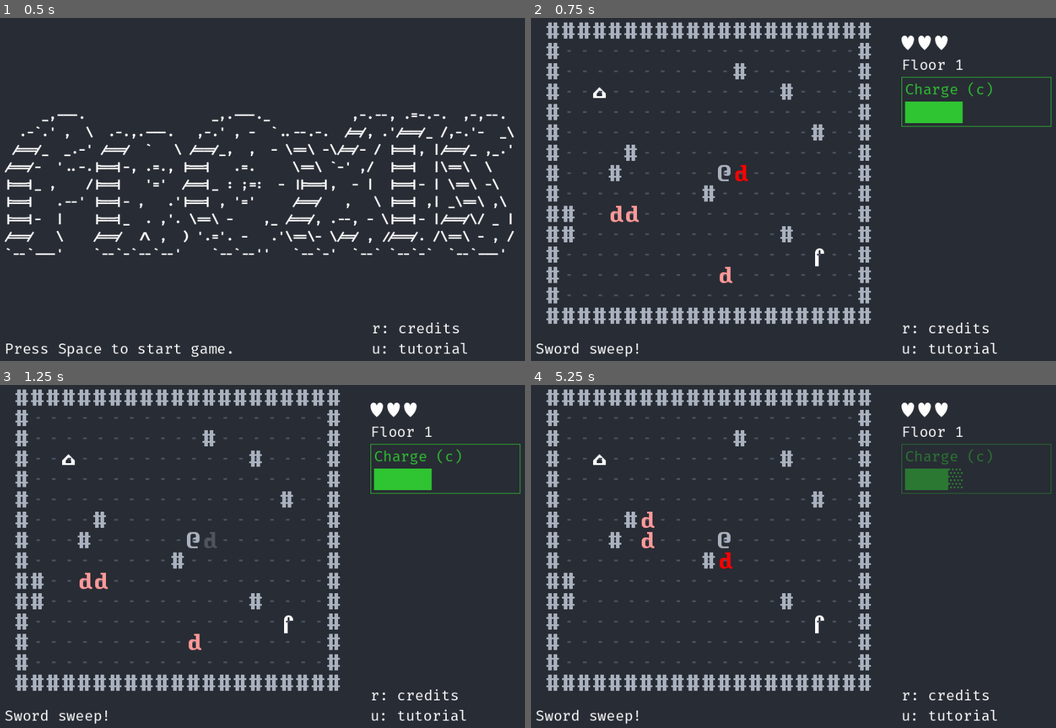
Above: before the commit, frames 1-4 (two rows, left to right).
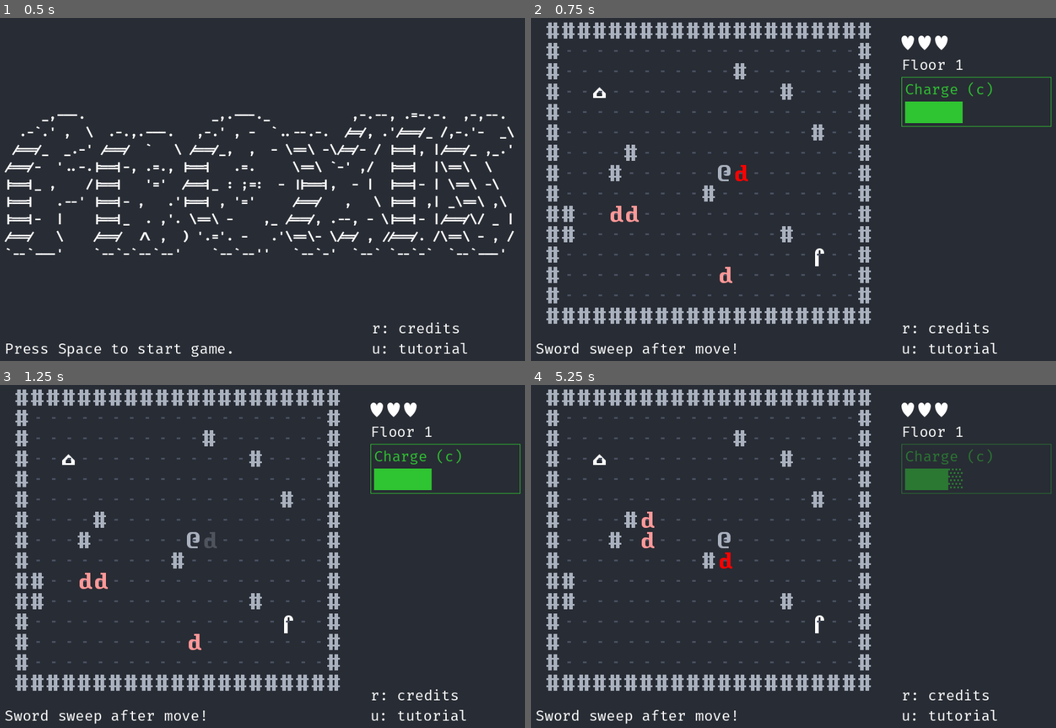
Above: after the commit, the same moments.

Repository: dave470003/froxis
Game: Godot game, scene res://scene/main/MainScene.tscn
Two runs of this game, one before a commit and one after it. Both use one fixed random seed, a clock stepped at 60 frames per second and the inputs below.
Inputs:
- Up to frame 1 (0.5 s): no input
- Up to frame 2 (0.75 s): tap Space (init_game) at 0.5, 0.6 s; hold Right (move_right) from 0.53 s (still down)
- Up to frame 3 (1.25 s): keep holding Right (move_right)
- Up to frame 4 (5.25 s): release Right (move_right) at 1.28 s; hold Down (move_down) 1.28-2.03 s; tap C at 1.35 s; tap Space (init_game) at 2, 3.5, 5 s; hold Right (move_right) 2.03-2.78 s; tap I at 2.1 s; tap Enter at 2.75, 4.25 s; hold Up (move_up) 2.78-3.53 s; tap N at 2.85 s; hold Left (move_left) 3.53-5.03 s; tap P at 3.6 s; tap T at 4.35 s; hold Down (move_down) from 5.03 s (still down); tap L at 5.1 s

Frame 1 is identical in both runs. In frame 2, 0.2% of the frame differs, in the area x 19-40%, y 94-99%; in frame 3, 0.2%; in frame 4, 0.2%.

Commit message:
Added more messaging and hopefully stopped enemies walking through walls

Diff:
--- a/library/Enemy.gd
+++ b/library/Enemy.gd
@@ -1,15 +1,28 @@
 extends Sprite2D
 
 var _new_Colours = preload("Colours.gd")
+var _new_GroupName := preload("res://library/GroupName.gd").new()
 
 var _initial_health: int
 var _health: int
 var _move_speed: int
 var _attack_range: int
+var _name: String
 
 # Called when the node enters the scene tree for the first time.
 func _ready():
 	set_health(_initial_health)
+	if is_in_group(_new_GroupName.DWARF):
+		_name = 'Dwarf'
+	elif is_in_group(_new_GroupName.HARPY):
+		_name = 'Harpy'
+	elif is_in_group(_new_GroupName.TROLL):
+		_name = 'Troll'
+	elif is_in_group(_new_GroupName.ELF):
+		_name = 'Elf'
+	elif is_in_group(_new_GroupName.DEMON):
+		_name = 'Demon'
+
 
 # Called every frame. 'delta' is the elapsed time since the previous frame.
 func _process(delta):
--- a/scene/main/EnemyAI.gd
+++ b/scene/main/EnemyAI.gd
@@ -16,6 +16,7 @@
 
 signal enemy_warned
 signal enemy_attack
+signal display_message(message)
 
 # Called when the node enters the scene tree for the first time.
 func _ready():
@@ -36,11 +37,13 @@
 		for i in range(0, movements):
 			move_to_pc(_pc, current_sprite)
 			if await check_for_traps(current_sprite) and _ref_Shop.has_skill(_new_Skills.SKILL_TRAP_5):
+				display_message.emit("Trap stuns {0}!".format([current_sprite._name]))
 				_ref_Schedule.end_turn()
 				return
 		if (current_sprite._health > 0):
 			if _pc_is_close(_pc, current_sprite):
 				await _animate_enemy_attack(_pc, current_sprite)
+				display_message.emit("{0} deals you damage!".format([current_sprite._name]))
 				enemy_attack.emit(1)
 
 	_ref_Schedule.end_turn()
@@ -67,7 +70,7 @@
 	elif (pc_pos[0] > current_pos[0]) and try_to_move(current, current_pos[0] + 1, current_pos[1]):
 		update_position(current, current_pos[0] + 1, current_pos[1])
 	elif (pc_pos[0] < current_pos[0]) and try_to_move(current, current_pos[0] - 1, current_pos[1]):
-		update_position(current, current_pos[0] - 1, pc_pos[1])
+		update_position(current, current_pos[0] - 1, current_pos[1])
 
 func try_to_move(current_sprite, x, y):
 	if not _ref_DungeonBoard.is_inside_dungeon(x, y):
@@ -91,23 +94,26 @@
 
 func check_for_traps(current):
 	if !_ref_Shop.has_skill(_new_Skills.SKILL_TRAP_4) and current.is_in_group(_new_GroupName.FLYING):
+		display_message.emit("{0} flies over the trap.".format([current._name]))
 		return false
 	var current_pos: Array = _new_ConvertCoord.vector_to_array(current.position)
 	if _ref_DungeonBoard.has_sprite(_new_GroupName.TRAP, current_pos[0], current_pos[1]):
-		await trap_detonate(current_pos[0], current_pos[1])
+		await trap_detonate(current_pos[0], current_pos[1], current)
 		return true
 	return false
 
-func trap_detonate(x, y):
+func trap_detonate(x, y, current_sprite):
 	var radius = 0
 	if _ref_Shop.has_skill(_new_Skills.SKILL_TRAP_3):
 		radius = 1
+	display_message.emit("{0} detonates a trap!".format([current_sprite._name]))
 	for a in range(x - radius, x + radius + 1):
 		for b in range(y - radius, y + radius + 1):
 			var sprite = _ref_DungeonBoard.get_sprite(_new_GroupName.ENEMY, a, b)
 			sprite.remove_health(1)
+			display_message.emit("The trap deals damage to {0}".format([sprite._name]))
 			if sprite._health <= 0:
 				var groups = sprite.get_groups()
 				for i in range(0, groups.size()):
 					await _ref_RemoveObject.remove(groups[i], a, b)
-			await _ref_RemoveObject.remove(_new_GroupName.TRAP, a, b)
+	await _ref_RemoveObject.remove(_new_GroupName.TRAP, x, y)
--- a/scene/main/InitLevel.gd
+++ b/scene/main/InitLevel.gd
@@ -102,7 +102,8 @@
 
 		if _ref_DungeonBoard.has_sprite(_new_GroupName.SHRINE, rand_x, rand_y) \
 			or _ref_DungeonBoard.has_sprite(_new_GroupName.PC, rand_x, rand_y) \
-			or _ref_DungeonBoard.has_sprite(_new_GroupName.LADDER, rand_x, rand_y):
+			or _ref_DungeonBoard.has_sprite(_new_GroupName.LADDER, rand_x, rand_y) \
+			or _ref_DungeonBoard.has_sprite(_new_GroupName.WALL, rand_x, rand_y):
 			continue
 		_create_sprite(Wall, [_new_GroupName.WALL], rand_x, rand_y)
 
--- a/scene/main/MainScene.gd
+++ b/scene/main/MainScene.gd
@@ -177,6 +177,11 @@
 	[
 		"display_message", "_on_PCMove_display_message",
 		PC_MOVE,
+		MODELINE
+	],
+	[
+		"display_message", "_on_PCAttack_display_message",
+		PC_ATTACK,
 		MODELINE
 	],
 ]
--- a/scene/main/Modeline.gd
+++ b/scene/main/Modeline.gd
@@ -32,3 +32,6 @@
 
 func _on_PCMove_display_message(message: String) -> void:
 	text = message
+
+func _on_PCAttack_display_message(message: String) -> void:
+	text = message
--- a/scene/main/PCMove.gd
+++ b/scene/main/PCMove.gd
@@ -215,7 +215,7 @@
 	if _ref_Shop.has_skill(_new_Skills.SKILL_ATTACK_3):
 		damage = 2
 		# after moving PC tries to attack dwarves in range in circular arc
-	display_message.emit("Sword sweep!")
+	display_message.emit("Sword sweep after move!")
 	for a in range(x - slash_radius, x + slash_radius + 1):
 		for b in range(y - slash_radius, y + slash_radius + 1):
 			if _ref_DungeonBoard.has_sprite(_new_GroupName.ENEMY, a, b):
@@ -244,14 +244,14 @@
 			if enemy is Sprite2D:
 				var enemyPos = _new_ConvertCoord.vector_to_array(enemy.position)
 				await get_node(PC_ATTACK).attack(_new_GroupName.ENEMY, enemyPos[0], enemyPos[1])
-				pc_moved.emit("Threw Shuriken at " + enemy.name)
+				pc_moved.emit("Threw Shuriken at " + enemy._name)
 				# bounce once
 				if _ref_Shop.has_skill(_new_Skills.SKILL_SHURIKEN_5):
 					var enemy2 = _ref_DungeonBoard._get_closest_enemy_in_range(enemyPos[0], enemyPos[1], range)
 					if enemy is Sprite2D:
 						var enemy2Pos = _new_ConvertCoord.vector_to_array(enemy.position)
 						await get_node(PC_ATTACK).attack(_new_GroupName.ENEMY, enemy2Pos[0], enemy2Pos[1])
-						pc_moved.emit("Shuriken bounced to " + enemy2.name)
+						pc_moved.emit("Shuriken bounced to " + enemy2._name)
 
 	if _ref_DungeonBoard.has_sprite(_new_GroupName.SHRINE, x, y):
 		visit_shrine.emit()
@@ -264,10 +264,12 @@
 		pc_moved.emit("Cannot pass wall.")
 		return false
 	elif _ref_DungeonBoard.has_sprite(_new_GroupName.ENEMY, x, y):
+		var sprite = _ref_DungeonBoard.get_sprite(_new_GroupName.ENEMY, x, y)
 		var damage = 1
 		if _ref_Shop.has_skill(_new_Skills.SKILL_ATTACK_2):
 			damage = 2
 		set_process_unhandled_input(false)
+		display_message.emit("Dealing {0} damage to {1}".format([damage, sprite._name]))
 		await get_node(PC_ATTACK).attack(_new_GroupName.ENEMY, x, y, damage)
 		return false
 	else:
@@ -294,7 +296,7 @@
 
 	if _did_kill and _ref_Shop.has_skill(_new_Skills.SKILL_TELEPORT_3):
 		teleport_kill.emit()
-		display_message.emit("Teleport killed enemies - cooldown reset")
+		display_message.emit("Teleport killed enemies - cooldown is reset.")
 
 func _on_PCAttack_pc_attacked(msg):
 	_did_kill = true
--- a/scene/main/Schedule.gd
+++ b/scene/main/Schedule.gd
@@ -47,7 +47,11 @@
 	var current_sprite: Sprite2D = _get_current()
 
 	_actors.erase(remove_sprite)
-	_pointer = _actors.find(current_sprite)
+
+	if current_sprite != null and current_sprite != remove_sprite:
+		_pointer = _actors.find(current_sprite)
+	else:
+		return
 
 func get_pc():
 	return _actors[0]
